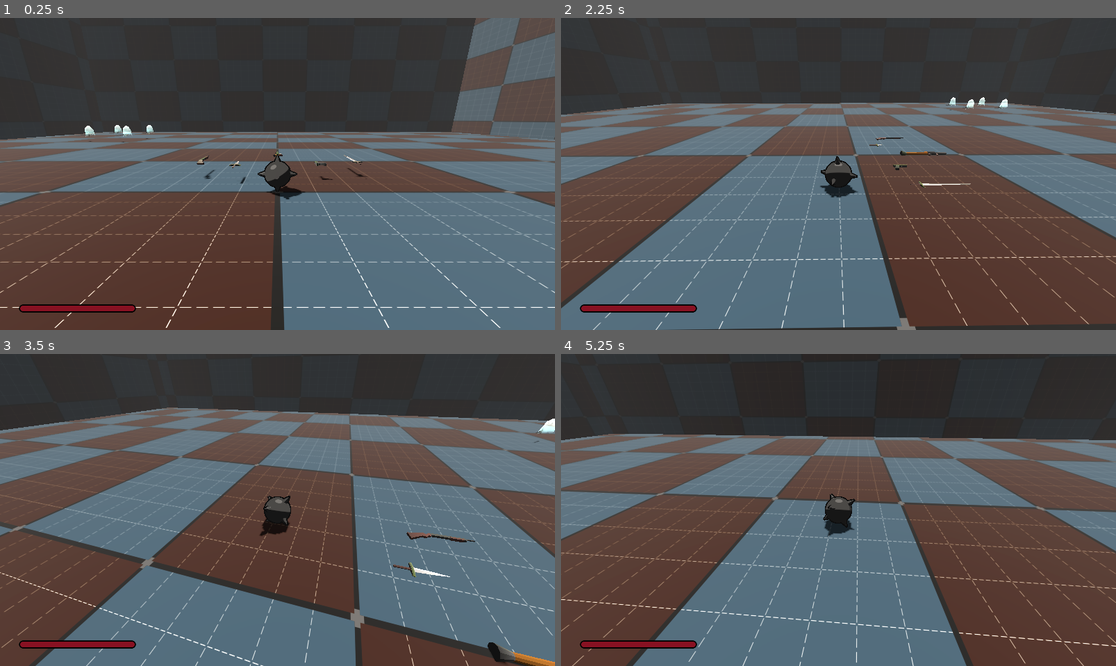
Above: before the commit, frames 1-4 (two rows, left to right).
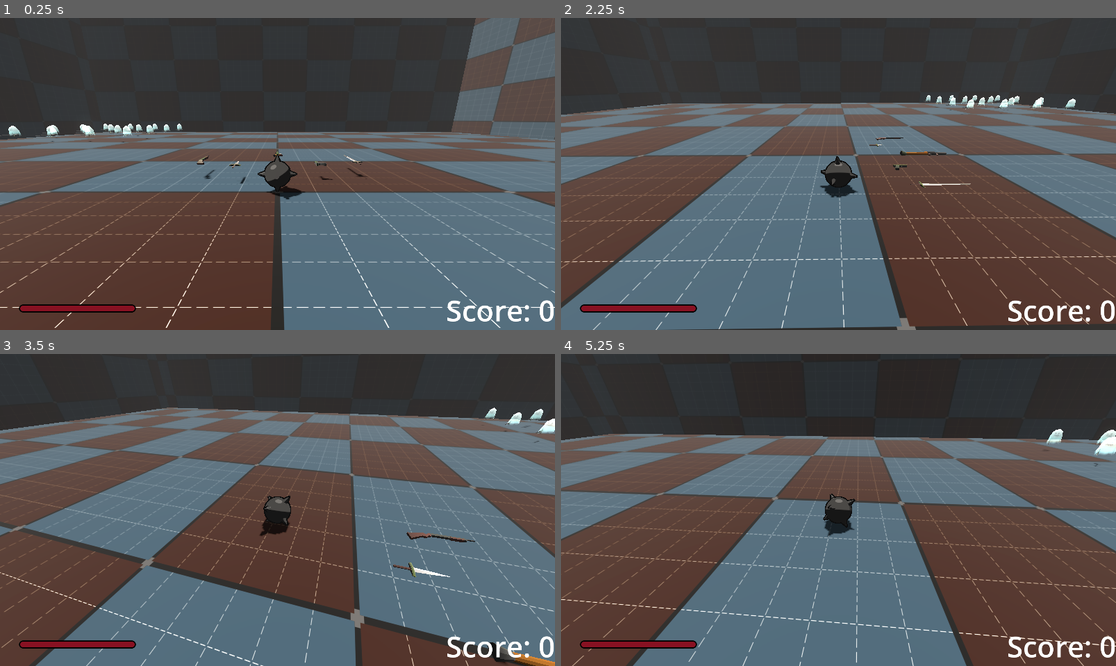
Above: after the commit, the same moments.

Repository: erikringwalters/pirate-jam-16-prototype
Game: Godot game, scene res://scenes/main.tscn
Same seed, same stepped clock (60 frames per second), same inputs: the game is played once before the commit and once after it.
Inputs (mouse positions are in pixels of both pictures, inside the frame that each line leads up to):
- Up to frame 1 (0.25 s): no input
- Up to frame 2 (2.25 s): tap Enter (restart) at 0.5, 1.25, 2 s; move the mouse to (960, 158) at 0.52 s; press the mouse at (960, 158) at 0.53 s; hold D (move_right) 0.53-1.28 s; move the mouse to (810, 174) at 1.27 s; release the mouse at (810, 174) at 1.28 s; hold W (move_up) from 1.28 s (still down); click (810, 174) at 1.35 s; move the mouse to (849, 167) at 2.02 s; press the mouse at (849, 167) at 2.03 s
- Up to frame 3 (3.5 s): keep holding W (move_up); tap Enter (restart) at 2.75 s; move the mouse to (271, 516) at 2.77 s; release the mouse at (271, 516) at 2.78 s; click (271, 516) at 2.85 s
- Up to frame 4 (5.25 s): keep holding W (move_up); tap Enter (restart) at 3.5, 4.25 s; move the mouse to (877, 513) at 3.52 s; press the mouse at (877, 513) at 3.53 s; move the mouse to (794, 506) at 4.27 s; release the mouse at (794, 506) at 4.28 s; click (794, 506) at 4.35 s; move the mouse to (844, 510) at 5.02 s; press the mouse at (844, 510) at 5.03 s

The runs differ from the first frame. In frame 1, 0.7% of the frame differs, in the area x 0-100%, y 0-98%; in frame 2, 0.7%; in frame 3, 0.6%; in frame 4, 0.8%, in the area x 80-100%, y 24-98%.

Commit message:
UI + all enemies flashing fix

Diff:
--- a/scenes/ui/ui.tscn
+++ b/scenes/ui/ui.tscn
@@ -49,10 +49,10 @@
 anchor_top = 0.5
 anchor_right = 0.5
 anchor_bottom = 0.5
-offset_left = -43.5
-offset_top = -11.5
-offset_right = 43.5
-offset_bottom = 11.5
+offset_left = -407.0
+offset_top = -240.0
+offset_right = 407.0
+offset_bottom = -35.0
 grow_horizontal = 2
 grow_vertical = 2
 theme_override_colors/font_color = Color(1, 1, 1, 0)
@@ -78,3 +78,17 @@
 theme_override_colors/font_color = Color(1, 1, 1, 0)
 theme_override_font_sizes/font_size = 70
 text = "[ Press Enter or Start Button to restart ]"
+
+[node name="Score" type="Label" parent="."]
+layout_mode = 1
+anchors_preset = 3
+anchor_left = 1.0
+anchor_top = 1.0
+anchor_right = 1.0
+anchor_bottom = 1.0
+offset_left = -377.0
+offset_top = -137.0
+grow_horizontal = 0
+grow_vertical = 0
+theme_override_font_sizes/font_size = 100
+text = "Score: 0"
--- a/scripts/enemy.gd
+++ b/scripts/enemy.gd
@@ -30,7 +30,7 @@
 	weapon.rotation.z += deg_to_rad(-90)
 
 	weapon.set_deferred("freeze", true)
-	#get_node("RBCollision/MeshInstance3D").surface_material_override(0.resource_local_to_scene = true)
+	get_node("RBCollision/MeshInstance3D").set_material_override(get_node("RBCollision/MeshInstance3D").get_material_override().duplicate())
 
 func _physics_process(delta: float) -> void:
 	var look_direction = get_angle(
@@ -66,18 +66,19 @@
 	process_damage(dmg)
 
 func process_damage(dmg):
-	$RBCollision/MeshInstance3D.material_override.emission = Color(100, 0 ,0)
-	$ResetHitColor.start()
-	max_health -= dmg
-	if (max_health <= 0): #dedge
-		# maybe make it explode here or something
-		drop_weapon()
-		reset_material_color()
-		# to prevent emitting multiple times if hit by multiple bullets
-		if is_alive:
-			died.emit()
-			is_alive = false
-		queue_free()
+	if !GameState.is_game_over:
+		$RBCollision/MeshInstance3D.material_override.emission = Color(100, 0 ,0)
+		$ResetHitColor.start()
+		max_health -= dmg
+		if (max_health <= 0): #dedge
+			# maybe make it explode here or something
+			drop_weapon()
+			reset_material_color()
+			# to prevent emitting multiple times if hit by multiple bullets
+			if is_alive:
+				died.emit()
+				is_alive = false
+			queue_free()
 
 func _on_hit_box_area_entered(area: Area3D) -> void:
 	if area.has_method("projectile_damage"):
--- a/scripts/level.gd
+++ b/scripts/level.gd
@@ -11,10 +11,11 @@
 var enemy_count = 0
 
 @onready var enemy_count_timer = %EnemyCountTimer
+@onready var ui = $UI
 
 func _ready() -> void:
 	enemy_count_timer.wait_time = 0.1
-	spawn_wave(2)
+	spawn_wave(4)
 
 # n will be squared
 func spawn_wave(n:int) -> void:
@@ -36,6 +37,8 @@
 
 func _on_enemy_died():
 	enemy_count -= 1
+	GameState.score += 1
+	ui.update_score()
 	print(enemy_count, " enemies left")
 	if enemy_count <= 0:
 		enemy_count_timer.start()
--- a/scripts/ui.gd
+++ b/scripts/ui.gd
@@ -4,6 +4,7 @@
 @onready var game_over_label := $BlackScreen/GameOver
 @onready var new_game_label := $BlackScreen/NewGame
 @onready var health_bar := $HealthBar
+@onready var score_label := $Score
 
 var screen_size:Vector2
 var fade_time := 0.5
@@ -11,6 +12,7 @@
 func _ready() -> void:
 	screen_size = get_viewport().get_visible_rect().size
 	transform_health_bar()
+	transform_game_over()
 	health_bar.value = GameState.player_health
 
 
@@ -20,11 +22,20 @@
 	tween.parallel().tween_property(black_screen, "color:a", 0.9, fade_time).set_ease(Tween.EASE_IN_OUT)
 	tween.parallel().tween_property(game_over_label, "theme_override_colors/font_color:a", 1.0, fade_time).set_ease(Tween.EASE_IN_OUT)
 	tween.parallel().tween_property(new_game_label, "theme_override_colors/font_color:a", 1.0, fade_time).set_ease(Tween.EASE_IN_OUT)
+
 	return tween
 
 func transform_health_bar():
 	health_bar.position = Vector2(screen_size.x/30, screen_size.y * 11/12)
 	health_bar.size = Vector2(screen_size.x/3, screen_size.x * 0.06)
 
+func transform_game_over():
+	#game_over_label.position.y = screen_size.y/10
+	new_game_label.position.y = screen_size.y*3/4
+
+
 func _on_health_changed():
 	health_bar.value = GameState.player_health
+
+func update_score():
+	score_label.text = str("Score: ", GameState.score)
